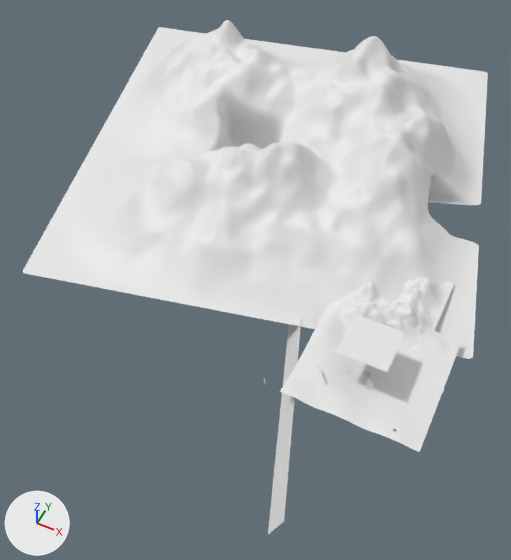
A saved change to the Blender file 04-Shots/mm-desert_shot3.blend.
Before and after are seen from a 50 mm lens placed at (92.0, -478.0, 670.0), pointed at (-196.0, 99.0, -51.0). The axes (+X, +Y, +Z) are drawn at lower left. The lights are the same throughout. Materials are left out; every surface is plain grey.
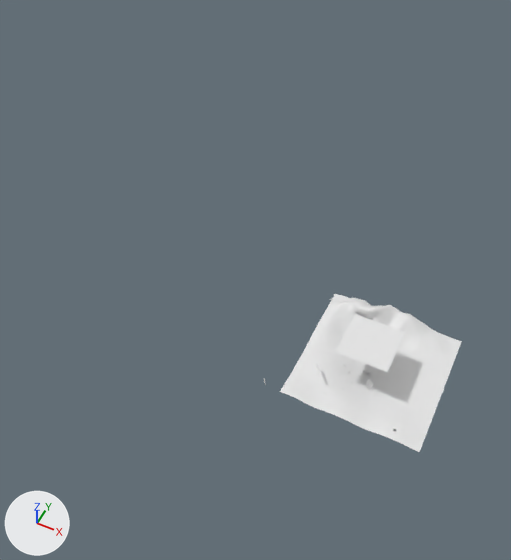
Diff of the bpy script that builds the scene:
```diff
--- a/04-Shots/mm-desert_shot3.blend.py
+++ b/04-Shots/mm-desert_shot3.blend.py
@@ me_plane_006 @@
 me_plane_006.from_pydata(...)  # 4 vertices, 1 face; spans x -1.0..1.0, y -1.0..1.0, z 0.0
 # used by ob_plane_006; location = (-86.0, -29.0, -23.0); rotation_euler = (0.0379, 1.975, 0.39), in degrees (2.2, 113, 22); scale = (-19.8, -196.0, -57.5)
 # verts and faces of me_plane_006; kept vertices keep their numbers, new ones are numbered from 4
+# me_plane_006 part 1
+delete_vertices([*range(0, 4)])  # with the faces that use them
+verts[4] = (-1.32, -0.74, 0.0)  # pixel (368, 369)
+verts[5] = (-1.32, 0.13, 0.0)  # pixel (368, 368)
+verts[6] = (-1.32, 0.13, 0.12)  # pixel (368, 368)
+verts[7] = (-1.32, -0.74, 0.12)  # pixel (368, 369)
+for new, old in zip([*range(8, 12)], [*range(4, 8)]): verts[new] = verts[old] + (5.04, 0.0, 0.0)
+faces += [(4, 5, 9, 8), (6, 7, 11, 10), (4, 7, 6, 5), (5, 6, 10, 9), (4, 8, 11, 7), (8, 9, 10, 11)]
@@ col_trägerfahrzeug @@
 col_trägerfahrzeug.objects.link(ob_cube_006)
-col_trägerfahrzeug.objects.link(ob_plane_008)
+col_trägerfahrzeug.objects.link(ob_plane_006)
 col_trägerfahrzeug.objects.link(ob_cube_005)
@@ ob_plane_006 @@
 ob_plane_006 = bpy.data.objects.new('Plane.006', me_plane_006)
-ob_plane_006.location = (-86.0, -29.0, -23.0)
-ob_plane_006.rotation_euler = (0.0379, 1.975, 0.39)  # degrees (2.2, 113, 22)
-ob_plane_006.scale = (-19.8, -196.0, -57.5)
+ob_plane_006.location = (-1.0, -7.0, 2.0)
+ob_plane_006.rotation_euler = (1.571, 0.0, 0.0)  # degrees (90, 0, 0)
+ob_plane_006.scale = (-1.0, 1.0, 2.0)
@@ ob_mountain @@
-ob_mountain = bpy.data.objects.new('mountain', None)
@@ ob_mount @@
-ob_mount = bpy.data.objects.new('mount', None)
@@ ob_plane_008 @@
-ob_plane_008 = bpy.data.objects.new('Plane.008', me_plane_008)
@@ ob_landscape @@
-ob_landscape = bpy.data.objects.new('Landscape', me_landscape)
@@ ob_plane_009 @@
-ob_plane_009 = bpy.data.objects.new('Plane.009', me_plane_010)
@@ ob_plane_010 @@
-ob_plane_010 = bpy.data.objects.new('Plane.010', me_plane_011)
```

Changed parts and their boxes (x1, y1, x2, y2) in the pictures (511 x 560 px):
'mountain', deleted: before (23, 20, 488, 359)
'mount', deleted: before (316, 276, 454, 357)
'Plane.006', no longer drawn: before (268, 316, 302, 534)
'Trägerfahrzeug', moved, turned, rescaled, surface changed: (363, 370, 371, 376) in both
